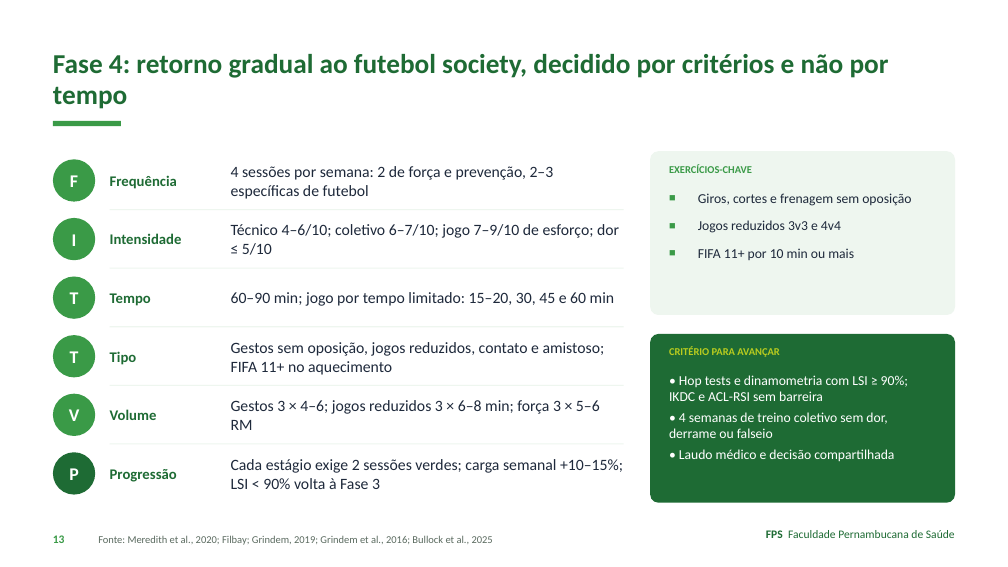
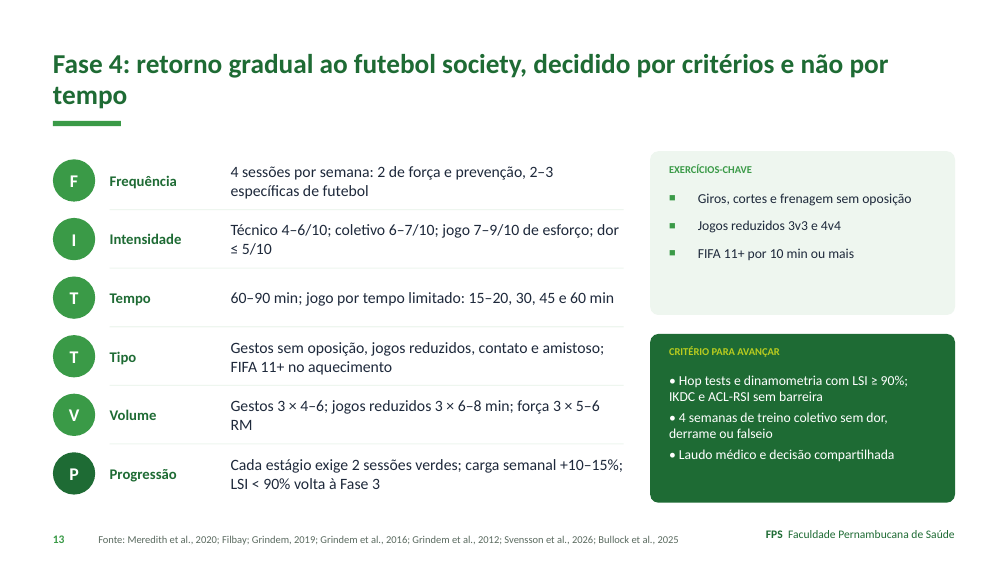
Before and after one commit to Institutomoraisandrade/CRM, a slide deck: slide 13 of trabalho-fps/trabalhos/2026-11-09-caso04-lca-lcm/apresentacao.pptx. Drawn at 1008x567 pixels with LibreOffice and Linux fonts; fonts in the diff are those of the drawing. Boxes give left, top, right and bottom in pixels: in the first picture for what was removed or moved away, otherwise in the second. Text is boxed around its words. In the diff, an @@ line names an element or a change of style, - is before the commit and + after.

```diff
--- a/trabalho-fps/trabalhos/2026-11-09-caso04-lca-lcm/apresentacao.pptx
+++ b/trabalho-fps/trabalhos/2026-11-09-caso04-lca-lcm/apresentacao.pptx
@@ text at (98, 535, 679, 545): text changed @@
-Fonte: Meredith et al., 2020; Filbay; Grindem, 2019; Grindem et al., 2016; Bullock et al., 2025
+Fonte: Meredith et al., 2020; Filbay; Grindem, 2019; Grindem et al., 2016; Grindem et al., 2012; Svensson et al., 2026; Bullock et al., 2025
```
Also in this commit, not shown: 11 other slides changed, 1 slide added, 8 other files.
